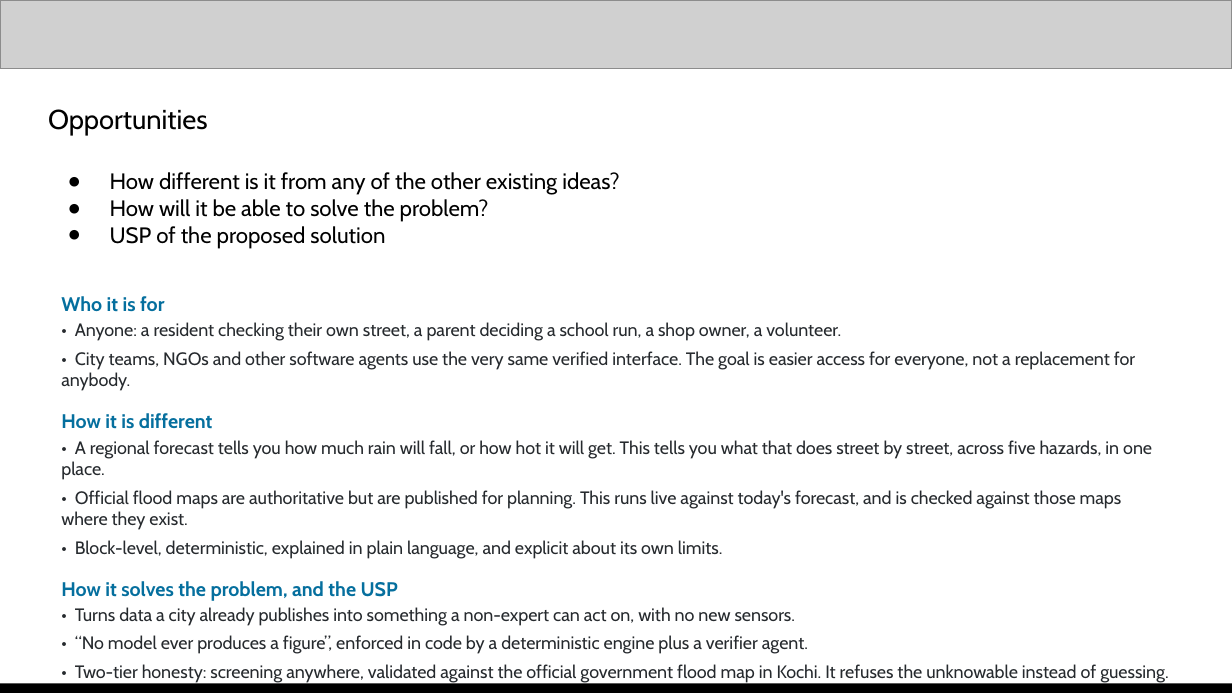
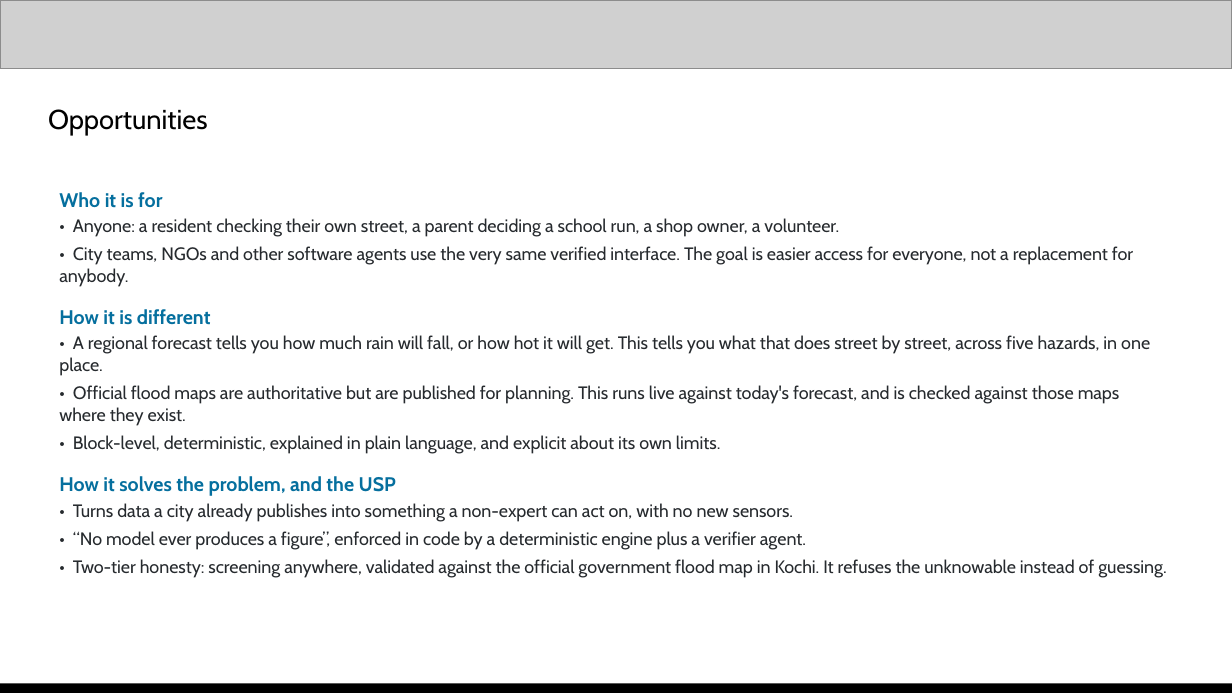
Before and after one commit to anduriroshan/before-it-hits, a slide deck: slide 3 of Submission Template - AI Builder Cup.pptx. Drawn at 1232x693 pixels with LibreOffice and Linux fonts; fonts in the diff are those of the drawing; grey boxes stand for pictures. Boxes give left, top, right and bottom in pixels: in the first picture for what was removed or moved away, otherwise in the second. Text is boxed around its words. In the diff, an @@ line names an element or a change of style, - is before the commit and + after.

```diff
--- a/Submission Template - AI Builder Cup.pptx
+++ b/Submission Template - AI Builder Cup.pptx
@@ text at (x1=110, y1=172, x2=619, y2=249): paragraphs removed @@
-● How different is it from any of the other existing ideas?
-● How will it be able to solve the problem?
-● USP of the proposed solution
@@ text "Who it is for" moved from (x1=61, y1=296, x2=1168, y2=683) to (x1=59, y1=192, x2=1166, y2=578) @@
```
Also in this commit, not shown: 5 other slides changed, 12 other files.
